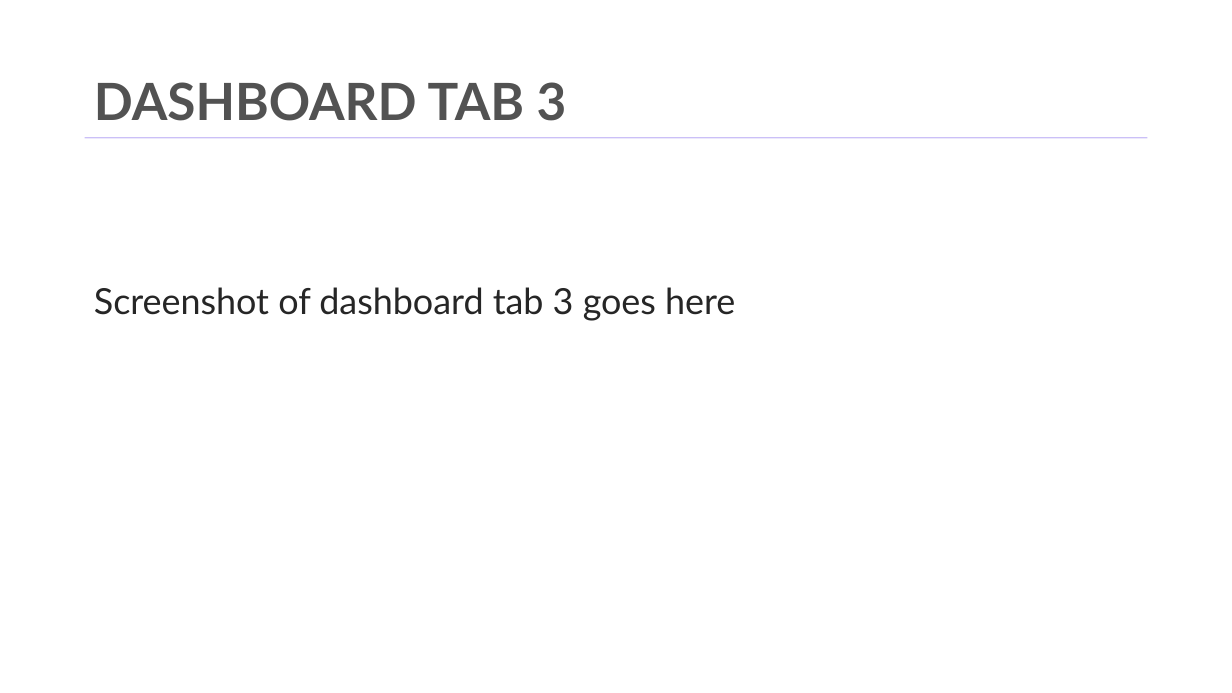
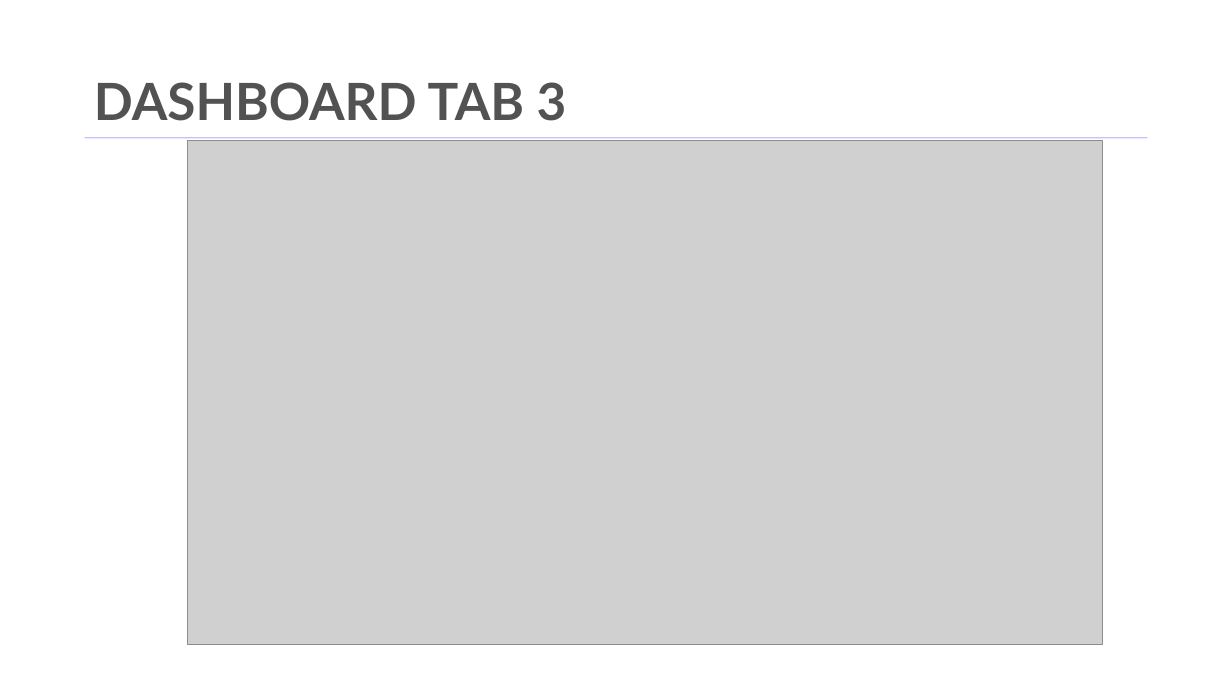
Before and after one commit to Hasan082/Data-Analysis, a slide deck: slide 13 of Capstone_project/Capstone_Project_Md_hasanuzzaman.pptx. Drawn at 1232x693 pixels with LibreOffice and Linux fonts; fonts in the diff are those of the drawing; grey boxes stand for pictures; background and template pictures are left out. Boxes give left, top, right and bottom in pixels: in the first picture for what was removed or moved away, otherwise in the second. Text is boxed around its words. In the diff, an @@ line names an element or a change of style, - is before the commit and + after.

```diff
--- a/Capstone_project/Capstone_Project_Md_hasanuzzaman.pptx
+++ b/Capstone_project/Capstone_Project_Md_hasanuzzaman.pptx
@@ picture added at (188,140,1103,644) @@
@@ text removed at (94,287,735,321) @@
-Screenshot of dashboard tab 3 goes here
```
Also in this commit, not shown: 4 other slides changed, 1 slide added, 1 slide removed, 1 other file.
